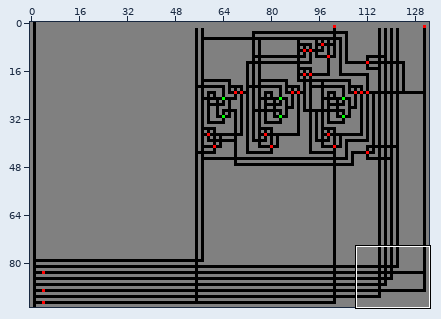
Two versions of one sprite sheet, workspace/tests/out.png. The first picture is a wide view before the edit; the outline marks the close-up.
Close-up. Before:
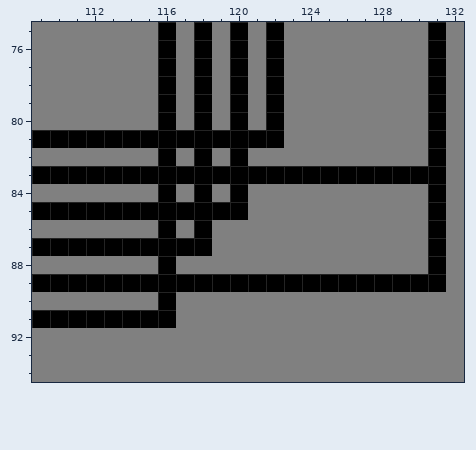
The file is 133x95 pixels. Shown: x 109..132, y 75..94. The commit also changed other parts of the picture, which this record leaves out.
Once edited:
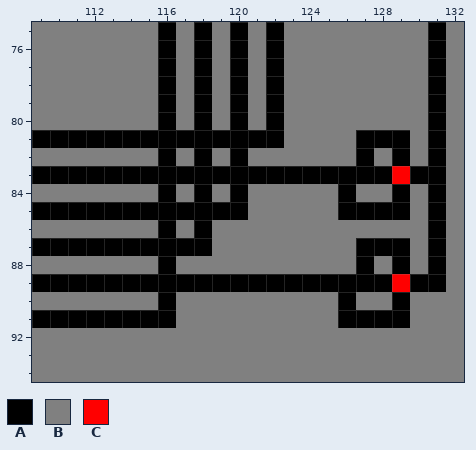
Palette (. is transparent): A #000000  B #808080  C #ff0000
Diff:
{"y":81,"x":127,"old":"BBB","new":"AAA"}
{"y":82,"x":127,"old":"B","new":"A"}
{"y":82,"x":129,"old":"B","new":"A"}
{"y":83,"x":129,"old":"A","new":"C"}
{"y":84,"x":126,"old":"B","new":"A"}
{"y":84,"x":129,"old":"B","new":"A"}
{"y":85,"x":126,"old":"BBBB","new":"AAAA"}
{"y":87,"x":127,"old":"BBB","new":"AAA"}
{"y":88,"x":127,"old":"B","new":"A"}
{"y":88,"x":129,"old":"B","new":"A"}
{"y":89,"x":129,"old":"A","new":"C"}
{"y":90,"x":126,"old":"B","new":"A"}
{"y":90,"x":129,"old":"B","new":"A"}
{"y":91,"x":126,"old":"BBBB","new":"AAAA"}
